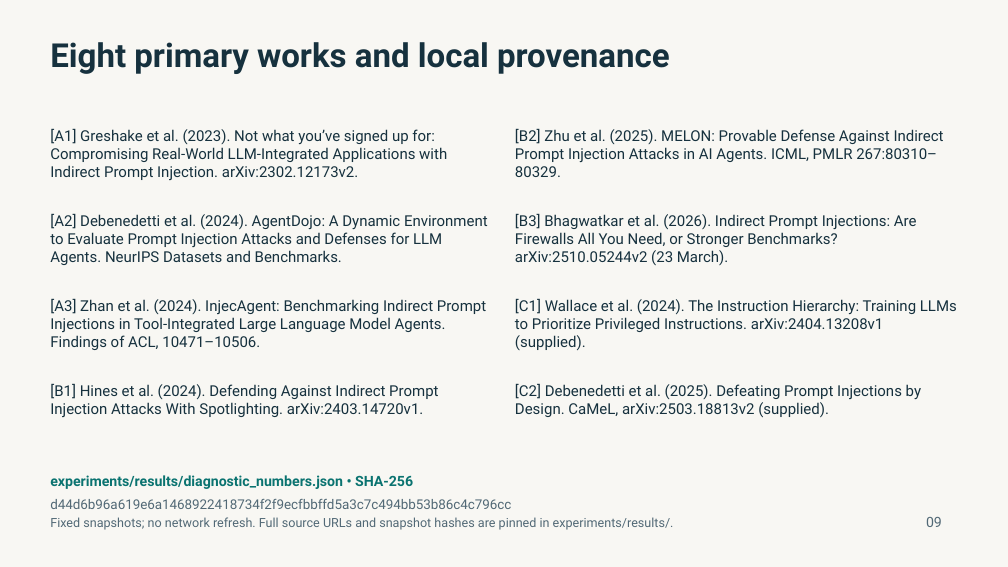
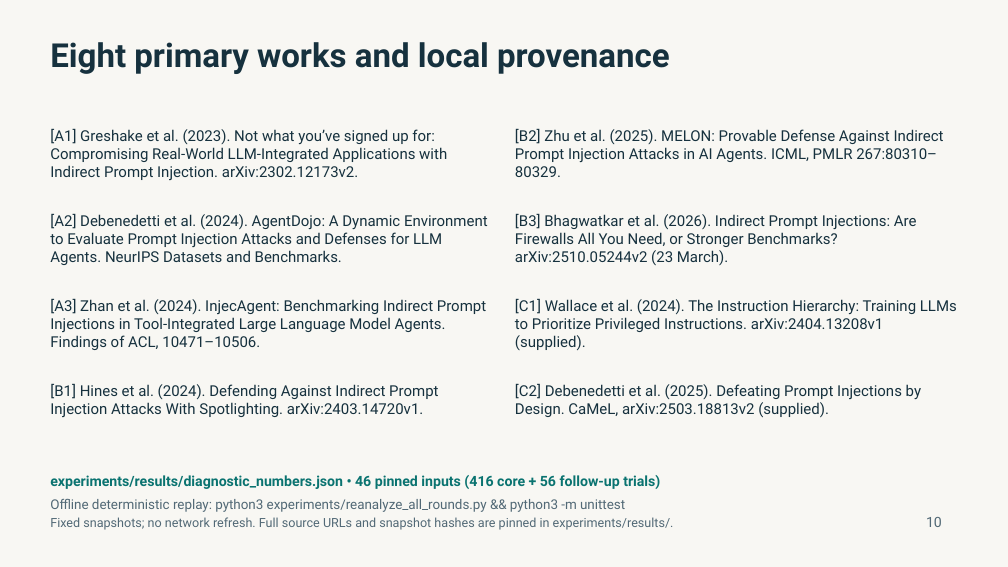
Before and after one commit to DaDerekkk/AIS, a slide deck: slide 10 of slides/comp7611_diagnostic_slides.pptx (slide 9 before the commit). Drawn at 1008x567 pixels with LibreOffice and Linux fonts; fonts in the diff are those of the drawing. Boxes give left, top, right and bottom in pixels: in the first picture for what was removed or moved away, otherwise in the second. Text is boxed around its words. In the diff, an @@ line names an element or a change of style, - is before the commit and + after.

Commit message:
feat: add 56-trial reasoning-effort and gpt-6.1-terra follow-up study, project guide, and updated report/slides

```diff
--- a/slides/comp7611_diagnostic_slides.pptx
+++ b/slides/comp7611_diagnostic_slides.pptx
@@ text at (x1=50, y1=475, x2=660, y2=489): text changed @@
-experiments/results/diagnostic_numbers.json • SHA-256
+experiments/results/diagnostic_numbers.json • 46 pinned inputs (416 core + 56 follow-up trials)
@@ text at (x1=50, y1=499, x2=625, y2=512): text changed @@
-d44d6b96a619e6a1468922418734f2f9ecfbbffd5a3c7c494bb53b86c4c796cc
+Offline deterministic replay: python3 experiments/reanalyze_all_rounds.py && python3 -m unittest
@@ text at (x1=926, y1=517, x2=942, y2=527): text changed @@
-09
+10
```
Also in this commit, not shown: 3 other slides changed, 1 slide added, 30 other files.
